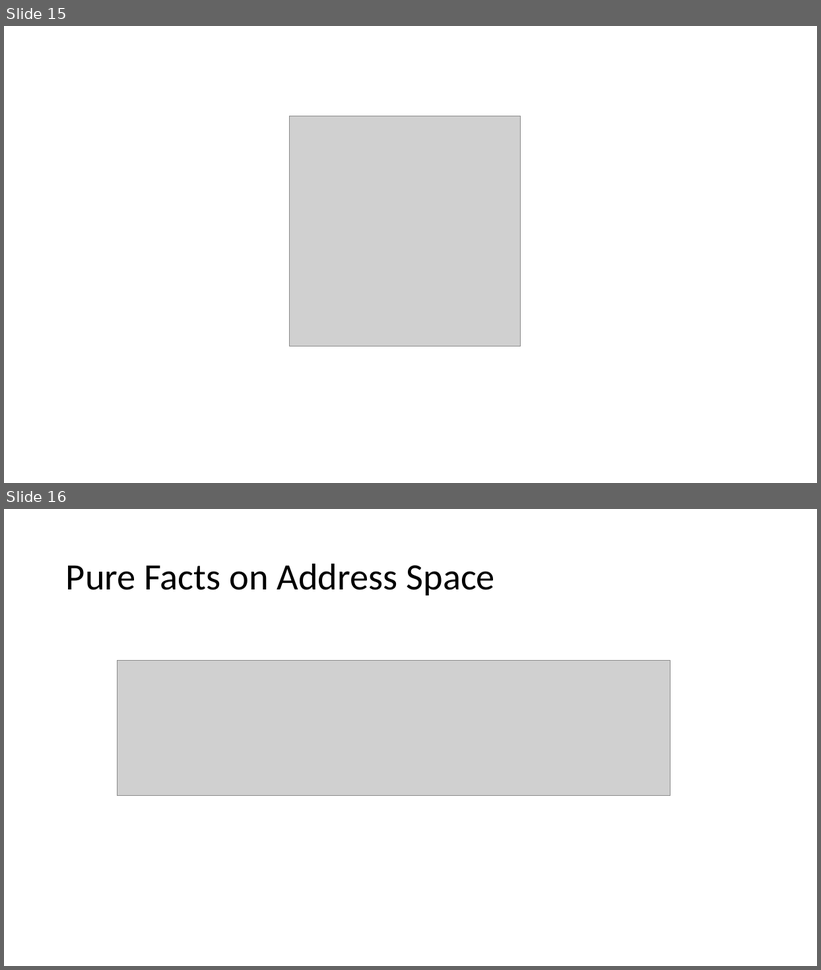
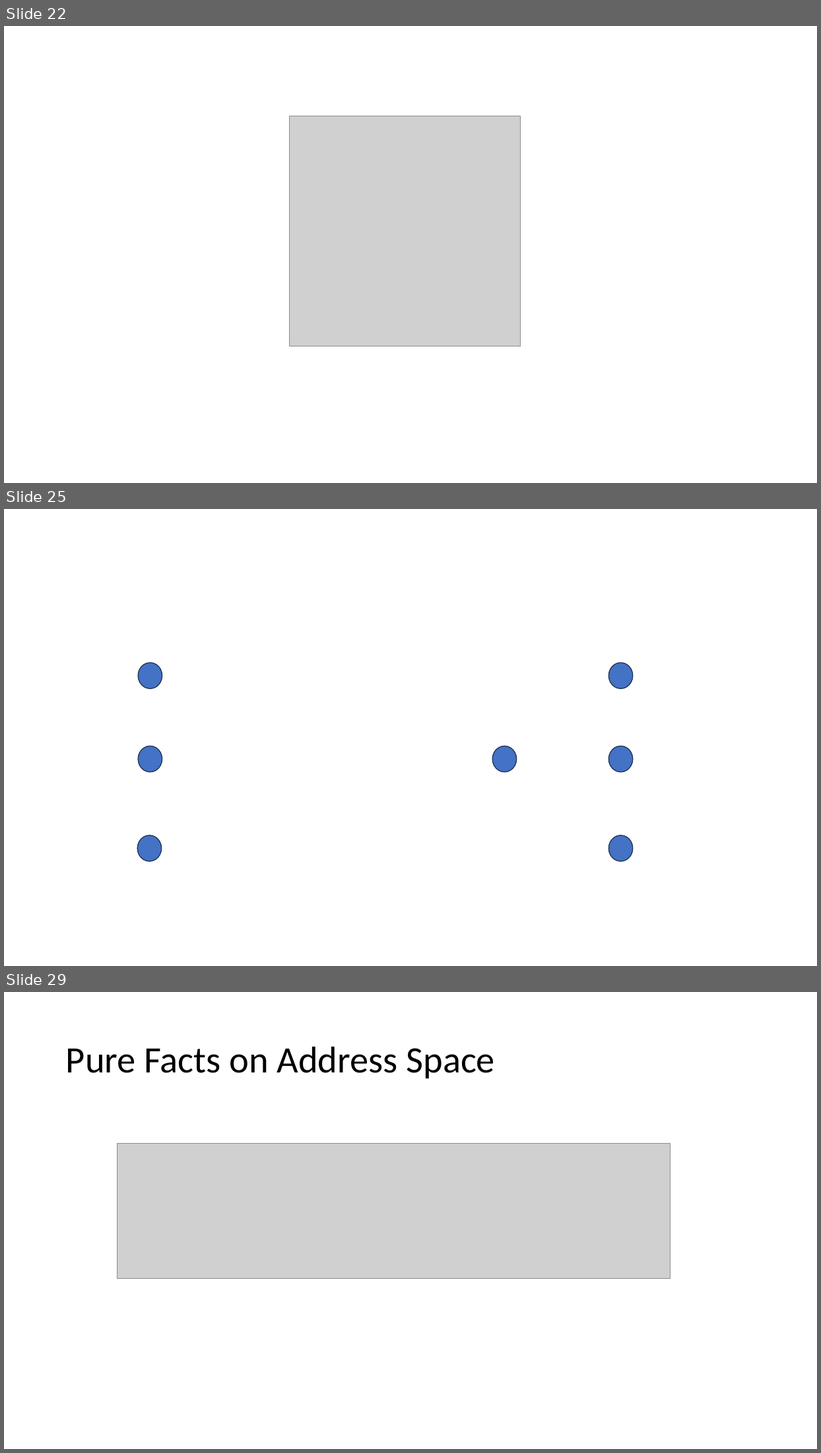
Before and after one commit to Contingent-Systems/modal_abstractions_presentations, a slide deck: thesis_proposal/proposal.pptx. Shown one above the other, each under a label of ours: slides 15 and 16 before the commit, slides 22, 25 and 29 after it; the slides between them are not shown. The pictures are 821x970 and 821x1453 pixels, drawn with LibreOffice and Linux fonts; fonts in the diff are those of the drawing; grey boxes stand for pictures. Boxes give left, top, right and bottom in pixels: in the first picture for what was removed or moved away, otherwise in the second. Text is boxed around its words. In the diff, an @@ line names an element or a change of style, - is before the commit and + after.

```diff
--- a/thesis_proposal/proposal.pptx
+++ b/thesis_proposal/proposal.pptx
@@ slide 25 added at box(4, 509, 817, 966), background #FFFFFF @@
@@ ellipse added at box(138, 663, 162, 689), fill #4472C4, outline #1E3256 1 pt @@
@@ ellipse added at box(609, 663, 634, 689), fill #4472C4, outline #1E3256 1 pt @@
@@ ellipse added at box(138, 747, 162, 772), fill #4472C4, outline #1E3256 1 pt @@
@@ ellipse added at box(492, 747, 517, 772), fill #4472C4, outline #1E3256 1 pt @@
@@ ellipse added at box(609, 747, 634, 772), fill #4472C4, outline #1E3256 1 pt @@
@@ ellipse added at box(137, 835, 162, 861), fill #4472C4, outline #1E3256 1 pt @@
@@ ellipse added at box(609, 835, 634, 861), fill #4472C4, outline #1E3256 1 pt @@
@@ what was slide 15 is now slide 22 @@
@@ what was slide 16 is now slide 29 @@
```
Also in this commit, not shown: 2 slides changed, 12 other slides added.
